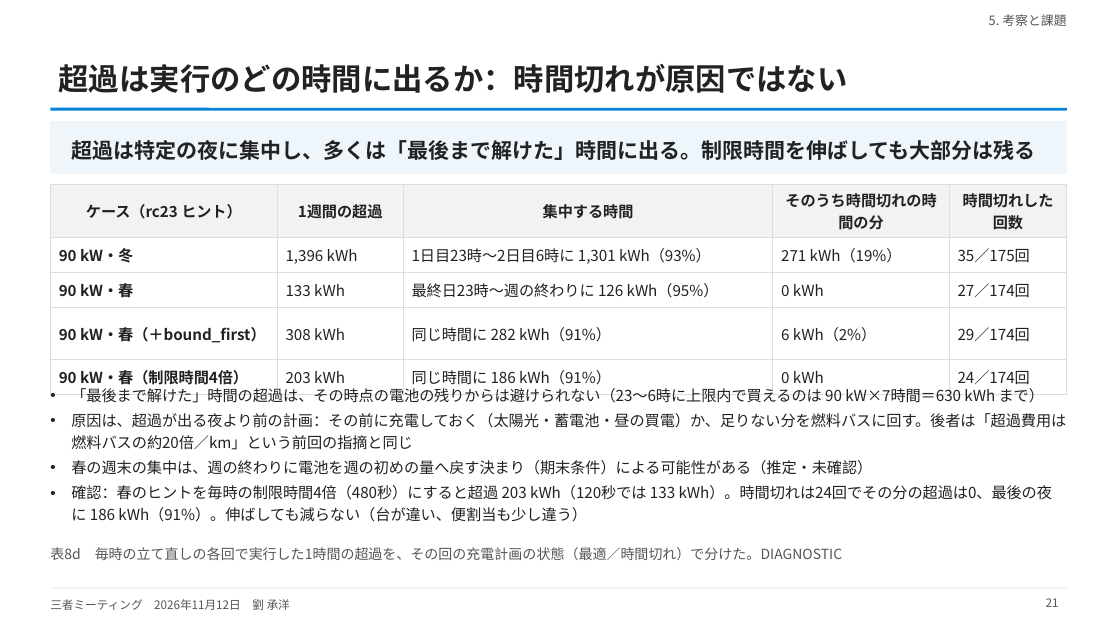
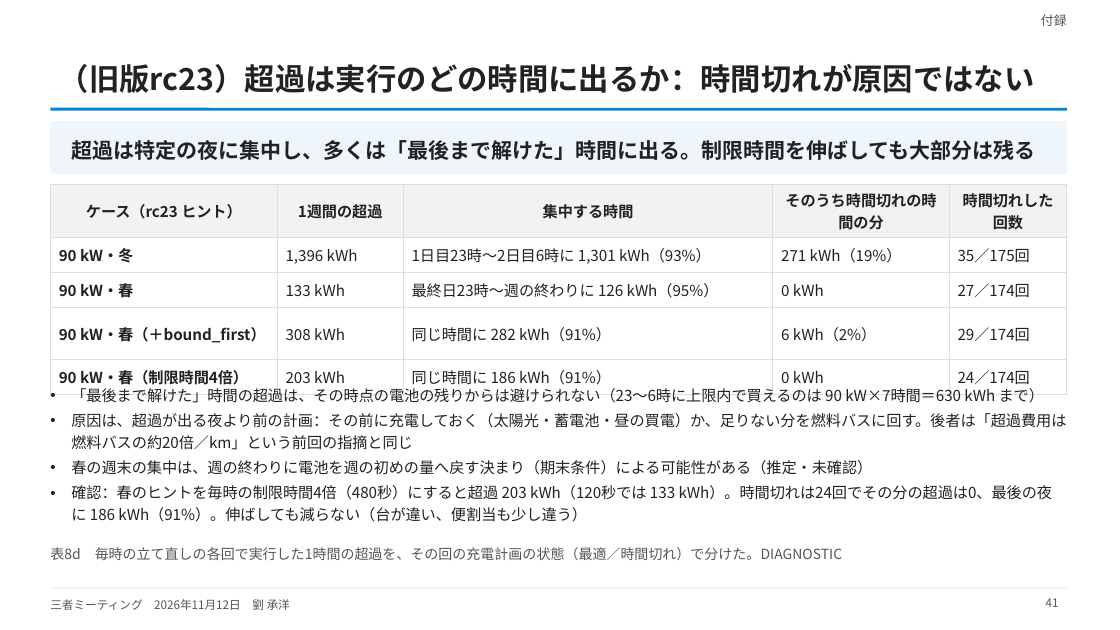
Before and after one commit to CYLIU2003/master-course, a slide deck: slide 41 of outcome/2026-11-12_three_party/three_party_20261112.pptx (slide 21 before the commit). Drawn at 1120x630 pixels with LibreOffice and Linux fonts; fonts in the diff are those of the drawing. Boxes give left, top, right and bottom in pixels: in the first picture for what was removed or moved away, otherwise in the second. Text is boxed around its words. In the diff, an @@ line names an element or a change of style, - is before the commit and + after.

```diff
--- a/outcome/2026-11-12_three_party/three_party_20261112.pptx
+++ b/outcome/2026-11-12_three_party/three_party_20261112.pptx
@@ text at bbox=[1041, 14, 1067, 26]: text changed @@
-5. 考察と課題
+付録
@@ title at bbox=[59, 64, 1035, 93]: text changed @@
-超過は実行のどの時間に出るか：時間切れが原因ではない
+（旧版rc23）超過は実行のどの時間に出るか：時間切れが原因ではない
@@ page number at bbox=[1046, 598, 1059, 607]: text changed @@
-21
+41
```
Also in this commit, not shown: 20 other slides changed, 1 slide added, 6 other files.
